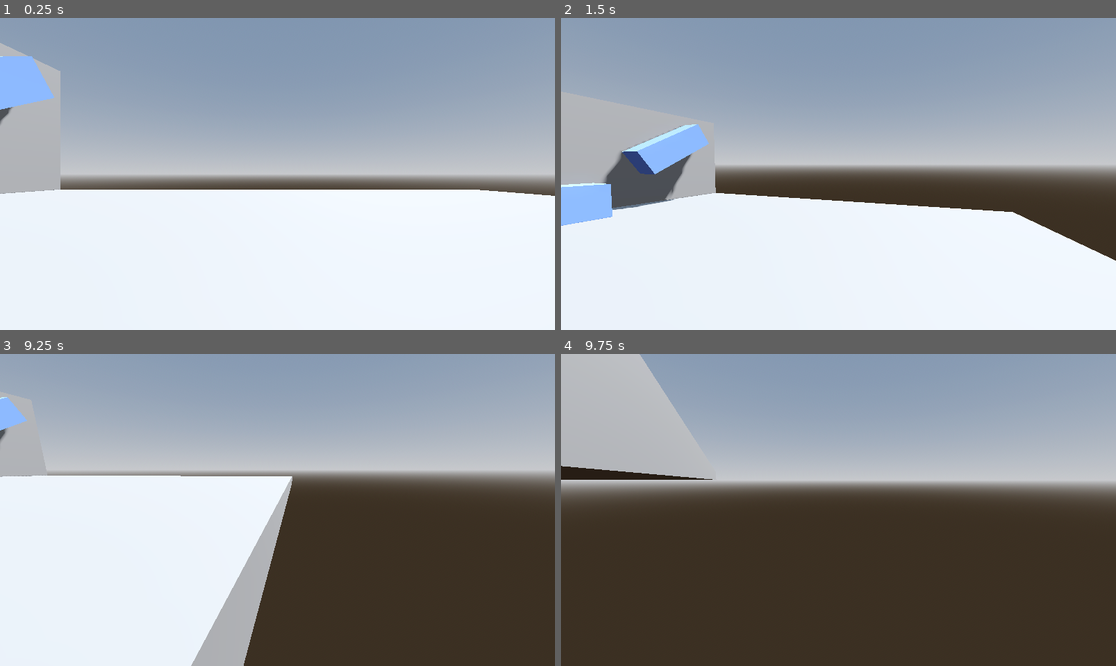
Above: before the commit, frames 1-4 (two rows, left to right).
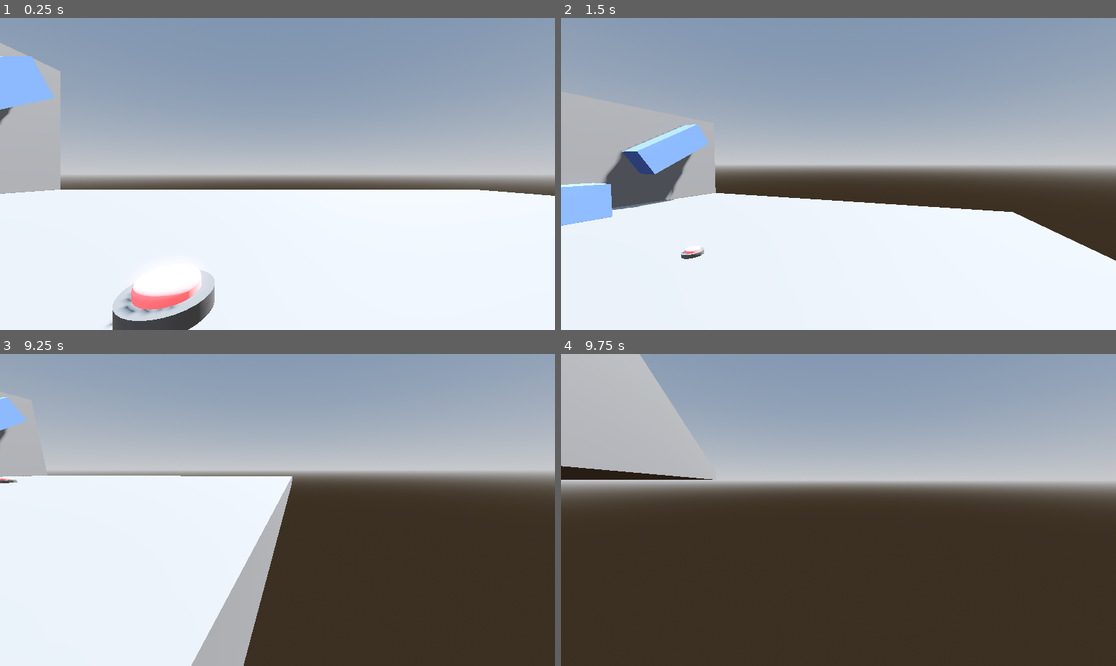
Above: after the commit, the same moments.

Repository: Hoatzinn/godottest
Game: Godot game, scene res://3dtest thing.tscn
The game is run twice, just before and just after one commit, with the same random seed, the same clock (stepped at 60 frames per second) and the same inputs.
Inputs (mouse positions are in pixels of both pictures, inside the frame that each line leads up to):
- Up to frame 1 (0.25 s): no input
- Up to frame 2 (1.5 s): tap Enter at 0.5 s; move the mouse to (960, 158) at 0.52 s; press the mouse at (960, 158) at 0.53 s; hold D (move_right) 0.53-1.28 s; tap Space (jump) at 0.77 s; move the mouse to (727, 189) at 1.27 s; release the mouse at (727, 189) at 1.28 s; hold S (move_backward) from 1.28 s (still down); click (727, 189) at 1.35 s
- Up to frame 3 (9.25 s): tap Space (jump) at 1.52, 3.02, 3.77, 4.52, 6.02, 6.77, 7.52, 9.02 s; move the mouse to (333, 441) at 2.02 s; release S (move_backward) at 2.03 s; press the mouse at (333, 441) at 2.03 s; hold D (move_right) 2.03-2.78 s; move the mouse to (249, 572) at 2.77 s; release the mouse at (249, 572) at 2.78 s; hold W (move_forward) 2.78-3.53 s; click (249, 572) at 2.85 s; move the mouse to (444, 556) at 3.52 s; press the mouse at (444, 556) at 3.53 s; hold A (move_left) 3.53-5.03 s; move the mouse to (111, 463) at 4.27 s; release the mouse at (111, 463) at 4.28 s; click (111, 463) at 4.35 s; move the mouse to (305, 510) at 5.02 s; press the mouse at (305, 510) at 5.03 s; hold S (move_backward) 5.03-5.78 s; move the mouse to (194, 432) at 5.77 s; release the mouse at (194, 432) at 5.78 s; hold D (move_right) 5.78-6.53 s; click (194, 432) at 5.85 s; move the mouse to (399, 494) at 6.52 s; press the mouse at (399, 494) at 6.53 s; hold W (move_forward) 6.53-7.28 s; move the mouse to (166, 525) at 7.27 s; release the mouse at (166, 525) at 7.28 s; hold D (move_right) 7.28-8.03 s; click (166, 525) at 7.35 s; move the mouse to (333, 441) at 8.02 s; press the mouse at (333, 441) at 8.03 s; hold S (move_backward) 8.03-8.78 s; move the mouse to (249, 572) at 8.77 s; release the mouse at (249, 572) at 8.78 s; hold A (move_left) from 8.78 s (still down); click (249, 572) at 8.85 s
- Up to frame 4 (9.75 s): move the mouse to (1005, 556) at 9.52 s; release A (move_left) at 9.53 s; press the mouse at (1005, 556) at 9.53 s; hold W (move_forward) from 9.53 s (still down)

The runs differ from the first frame. In frame 1, 2.1% of the frame differs, in the area x 19-39%, y 81-100%; in frame 2, less than 0.1%; in frame 3, less than 0.1%; in frame 4, less than 0.1%.

Commit message:
Add a button scene. No functionality yet. It's animated.

Diff:
--- a/3dtest thing.tscn
+++ b/3dtest thing.tscn
@@ -1,6 +1,7 @@
-[gd_scene load_steps=6 format=3 uid="uid://cphq2nojrela3"]
+[gd_scene load_steps=7 format=3 uid="uid://cphq2nojrela3"]
 
 [ext_resource type="PackedScene" uid="uid://74u7g4u4qsky" path="res://Player.tscn" id="1_v1qgb"]
+[ext_resource type="PackedScene" uid="uid://bj4do7w3p1ful" path="res://button.tscn" id="2_mbvt1"]
 
 [sub_resource type="StandardMaterial3D" id="StandardMaterial3D_q5vec"]
 albedo_color = Color(0.443137, 0.596078, 1, 1)
@@ -27,7 +28,7 @@
 size = Vector3(3, 3, 8)
 
 [node name="DirectionalLight3D" type="DirectionalLight3D" parent="."]
-transform = Transform3D(-0.866023, -0.433016, 0.250001, 0, 0.499998, 0.866027, -0.500003, 0.749999, -0.43301, 0, 0, 0)
+transform = Transform3D(-0.866024, -0.433016, 0.250001, 0, 0.499998, 0.866026, -0.500003, 0.749999, -0.43301, 0, 0, 0)
 shadow_enabled = true
 
 [node name="WorldEnvironment" type="WorldEnvironment" parent="."]
@@ -50,3 +51,6 @@
 material_override = SubResource("StandardMaterial3D_q5vec")
 use_collision = true
 size = Vector3(3, 3, 8)
+
+[node name="button" parent="." instance=ExtResource("2_mbvt1")]
+transform = Transform3D(1, 0, 0, 0, 1, 0, 0, 0, 1, 0.485279, 0.999887, -1.0314)
--- a/Player.gd
+++ b/Player.gd
@@ -30,6 +30,18 @@
 
 	move_and_slide() # start moving
 
+	# button code
+	if Input.is_action_just_pressed("Mouse_Action"):
+		if raycast.get_collider() != null:
+			var regex = RegEx.new()
+			regex.compile("button.*")
+			if regex.search(raycast.get_collider().name):
+				if raycast.get_collider().button_activated:
+					raycast.get_collider().button_activated = false
+				else:
+					raycast.get_collider().button_activated = true
+
+
 	# fullscreen and invisible mouse/cursor
 	if Input.is_action_just_pressed("fullscreen"):
 
@@ -47,7 +59,3 @@
 		rotate_y(-event.relative.x*look_sensitivity) # rotate body
 		camera.rotate_x(-event.relative.y*look_sensitivity) # rotate camera up and down (no headshaking)
 		camera.rotation.x = clamp(camera.rotation.x, -PI/2, PI/2) # no moving in the wrong way sir
-	if event is InputEventMouseButton:
-		if raycast.get_collider() != null:
-			if raycast.get_collider().visible:
-				raycast.get_collider().visible = false
--- a/Player.tscn
+++ b/Player.tscn
@@ -14,7 +14,7 @@
 transform = Transform3D(1, 0, 0, 0, 1, 0, 0, 0, 1, 0, 1.53706, 0)
 
 [node name="RayCast3D" type="RayCast3D" parent="Camera3D"]
-target_position = Vector3(0, 0, -2)
+target_position = Vector3(0, 0, -2.4)
 debug_shape_custom_color = Color(1, 0, 0, 1)
 
 [node name="MeshInstance3D" type="MeshInstance3D" parent="."]
--- /dev/null
+++ b/button.gd
@@ -0,0 +1,19 @@
+extends StaticBody3D
+
+@export var button_activated = false
+var button_down = false
+const BUTTON_DOWN = 0.023
+const BUTTON_UP = 0.264
+@onready var b:MeshInstance3D = $untitled/Circle_001
+
+# Called when the node enters the scene tree for the first time.
+func _ready():
+	pass # Replace with function body.
+
+
+# Called every frame. 'delta' is the elapsed time since the previous frame.
+func _physics_process(delta):
+	if button_activated and not b.position.y <= BUTTON_DOWN:
+		b.position.y -= 0.01
+	elif not button_activated and not b.position.y >= BUTTON_UP:
+		b.position.y += 0.01
--- /dev/null
+++ b/button.tscn
@@ -0,0 +1,23 @@
+[gd_scene load_steps=4 format=3 uid="uid://bj4do7w3p1ful"]
+
+[ext_resource type="PackedScene" uid="uid://c60jys5bn6e1m" path="res://untitled.glb" id="1_5cet2"]
+[ext_resource type="Script" path="res://button.gd" id="1_rl5f5"]
+
+[sub_resource type="BoxShape3D" id="BoxShape3D_rfisl"]
+size = Vector3(1, 0.502274, 1)
+
+[node name="button" type="StaticBody3D"]
+transform = Transform3D(1, 0, 0, 0, 1, 0, 0, 0, 1, 0, 0.83443, 0)
+script = ExtResource("1_rl5f5")
+
+[node name="CollisionShape3D" type="CollisionShape3D" parent="."]
+transform = Transform3D(1, 0, 0, 0, 1, 0, 0, 0, 1, 0, -0.232376, 0)
+shape = SubResource("BoxShape3D_rfisl")
+
+[node name="untitled" parent="." instance=ExtResource("1_5cet2")]
+transform = Transform3D(0.497097, 0, 0, 0, 0.497097, 0, 0, 0, 0.497097, 0, -0.485503, 0)
+
+[node name="Circle_001" parent="untitled" index="1"]
+transform = Transform3D(0.692042, 0, 0, 0, 0.692042, 0, 0, 0, 0.692042, 0, 0.263806, 0)
+
+[editable path="untitled"]
--- a/project.godot
+++ b/project.godot
@@ -14,10 +14,6 @@
 run/main_scene="res://3dtest thing.tscn"
 config/features=PackedStringArray("4.1", "Forward Plus")
 config/icon="res://icon.svg"
-
-[debug]
-
-settings/stdout/print_fps=true
 
 [input]
 
Binary file added: untitled.glb
Not shown, added: untitled.glb.import
